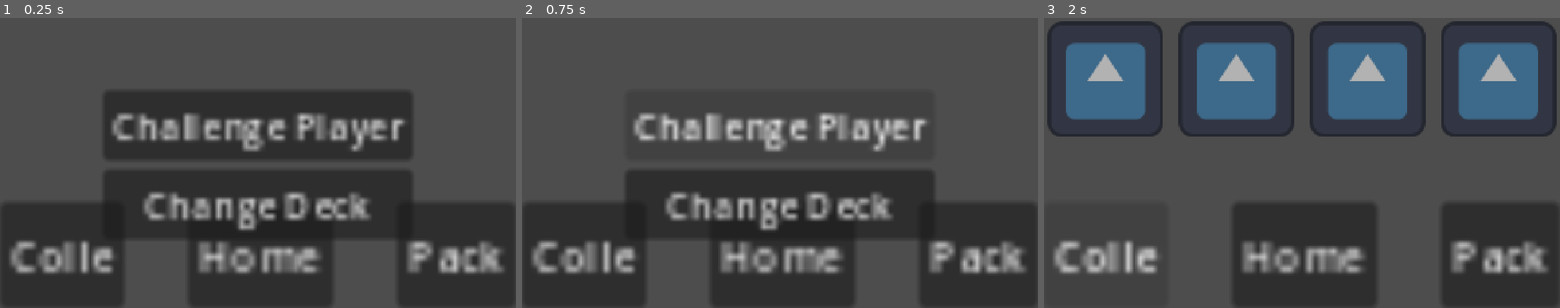
Above: before the commit, frames 1-3 (left to right).
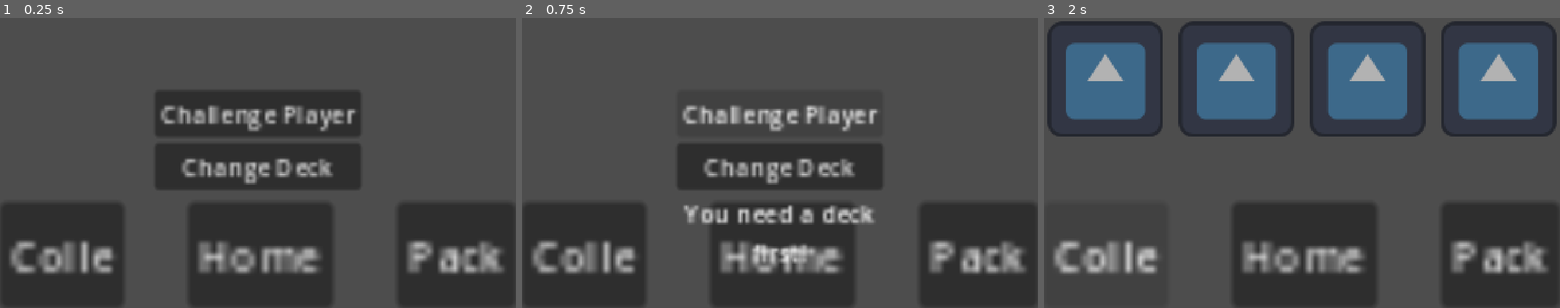
Above: after the commit, the same moments.

Repository: Simon-Kahre/nTCG
Game: Godot game, scene res://scenes/testingEnv.tscn
Two runs of this game, one before a commit and one after it. Both use one fixed random seed, a clock stepped at 60 frames per second and the inputs below. The engine's default icon, where the game draws it, is replaced by a stand-in: a white triangle on a blue panel in a dark square.
Inputs:
- Up to frame 1 (0.25 s): no input
- Up to frame 2 (0.75 s): click "Challenge Player" at 0.5 s
- Up to frame 3 (2 s): click "Colle" at 1.25 s

The runs differ from the first frame. In frame 1, 15% of the frame differs, in the area x 20-80%, y 25-76%; in frame 2, 14%; in frame 3, nothing differs.

Commit message:
Add text informing about decks
Now you get a message that you need a deck first before you can challenge a player.

Diff:
--- a/trading-card-game/scenes/home.tscn
+++ b/trading-card-game/scenes/home.tscn
@@ -17,5 +17,11 @@
 layout_mode = 2
 text = "Change Deck"
 
+[node name="Label" type="Label" parent="VBoxContainer" unique_id=423486107]
+layout_mode = 2
+text = "You need a deck
+first!"
+horizontal_alignment = 1
+
 [connection signal="pressed" from="VBoxContainer/Button" to="." method="challenge_player"]
 [connection signal="pressed" from="VBoxContainer/Button2" to="." method="change_deck"]
--- a/trading-card-game/scripts/home.gd
+++ b/trading-card-game/scripts/home.gd
@@ -1,10 +1,15 @@
 extends Node2D
 
 @onready var uiButtons: VBoxContainer = $VBoxContainer
+var infoLabel: Label
+var opacity: float = 0.0
 
 func _ready() -> void:
+	infoLabel = uiButtons.find_child("Label")
+	infoLabel.modulate = Color(1,1,1,0)
+
 	var screenSize = get_viewport_rect()
-	uiButtons.scale = Vector2(screenSize.end[0]/uiButtons.size.x*3/5, screenSize.end[0]/uiButtons.size.x*3/5)
+	uiButtons.scale = Vector2(screenSize.end[0]/uiButtons.size.x*2/5, screenSize.end[0]/uiButtons.size.x*2/5)
 	uiButtons.position = Vector2(screenSize.end[0]/2-(uiButtons.size.x/2*uiButtons.scale.x), screenSize.end[1]/4)
 	var deckBuilder = load("res://scenes/deckBuilder.tscn").instantiate()
 	deckBuilder.name = "DeckBuilder"
@@ -13,11 +18,20 @@
 		if child.name == "DeckBuilder":
 			child.visible = false
 
+func _process(delta: float) -> void:
+	if opacity > 0:
+		opacity -= delta
+		if opacity > 1:
+			infoLabel.modulate = Color(1,1,1,1)
+		else:
+			infoLabel.modulate = Color(1,1,1,opacity)
+
 func challenge_player():
 	if len(Player.currentDeck) > 9:
 		get_tree().change_scene_to_packed(load("res://scenes/Combat.tscn"))
 	else:
 		print("You need a deck first")
+		opacity = 3
 	#get_tree().change_scene_to_packed(load("res://scenes/Combat.tscn"))
 
 func change_deck():
